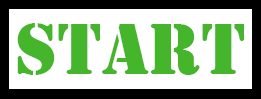
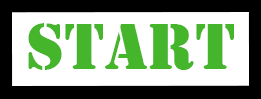
Comparing the layer stacks of the two 261 x 99 images. Changes:
painted on "START" over 17, 23, 244, 75
painted on "Rectangle 2" over 9, 9, 252, 89
